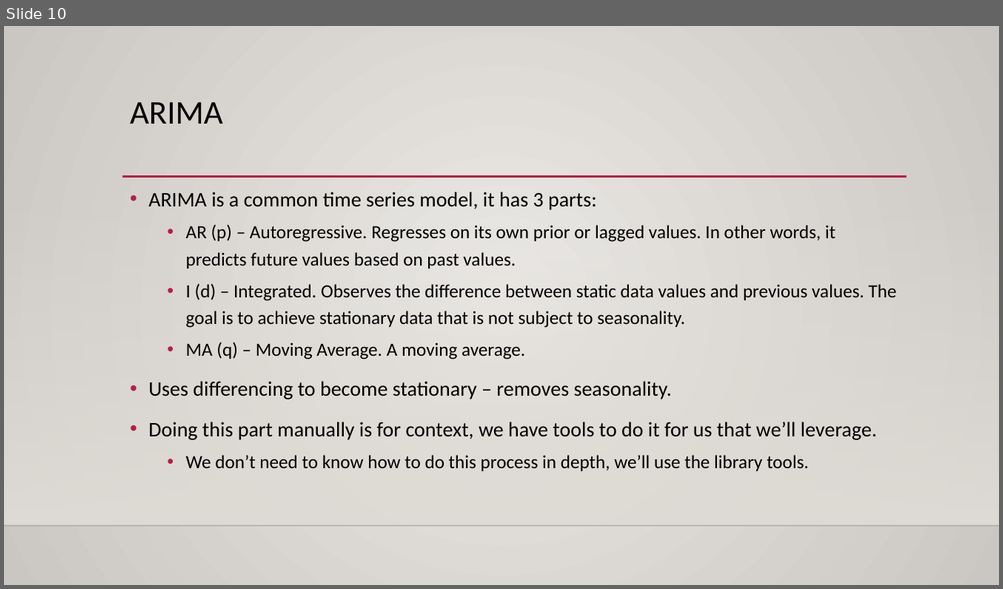
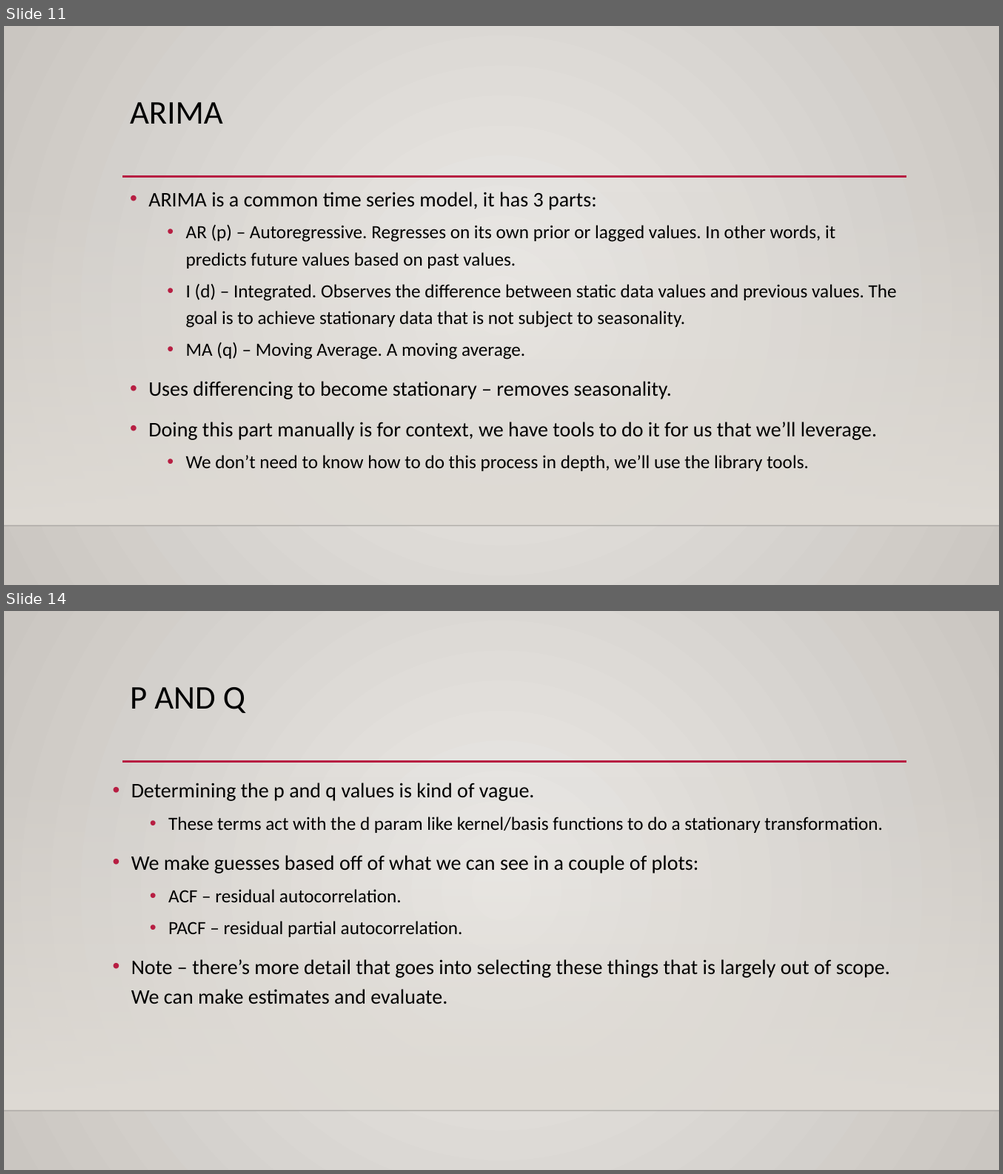
Before and after one commit to calvint13/Intro_to_Machine_Learning_Student_Workbooks, a slide deck: reference_content/Slides/TimeSeries.pptx. Shown one above the other, each under a label of ours: slide 10 before the commit, slides 11 and 14 after it; the slides between them are not shown. The pictures are 1003x589 and 1003x1174 pixels, drawn with LibreOffice and Linux fonts; fonts in the diff are those of the drawing; background and template pictures are left out. Boxes give left, top, right and bottom in pixels: in the first picture for what was removed or moved away, otherwise in the second. Text is boxed around its words. In the diff, an @@ line names an element or a change of style, - is before the commit and + after.

```diff
--- a/reference_content/Slides/TimeSeries.pptx
+++ b/reference_content/Slides/TimeSeries.pptx
@@ slide 14 added at bbox=[4, 611, 999, 1170], background gradient #ECEAE7 to #CAC7C1; not listed: 3 template elements that a slide beside it also shows @@
@@ title added at bbox=[130, 687, 245, 713], 32 pt, text #000000 @@
+P AND Q
@@ text added at bbox=[131, 783, 890, 1004], 20 pt, text #000000 @@
+• Determining the p and q values is kind of vague.
+  • These terms act with the d param like kernel/basis functions to do a stationary transformation.
+• We make guesses based off of what we can see in a couple of plots:
+  • ACF – residual autocorrelation.
+  • PACF – residual partial autocorrelation.
+• Note – there’s more detail that goes into selecting these things that is largely out of scope. We can make estimates and evaluate.
@@ what was slide 10 is now slide 11 @@
```
Also in this commit, not shown: 4 slides changed, 4 other slides added, 1 slide removed, 4 other files.
